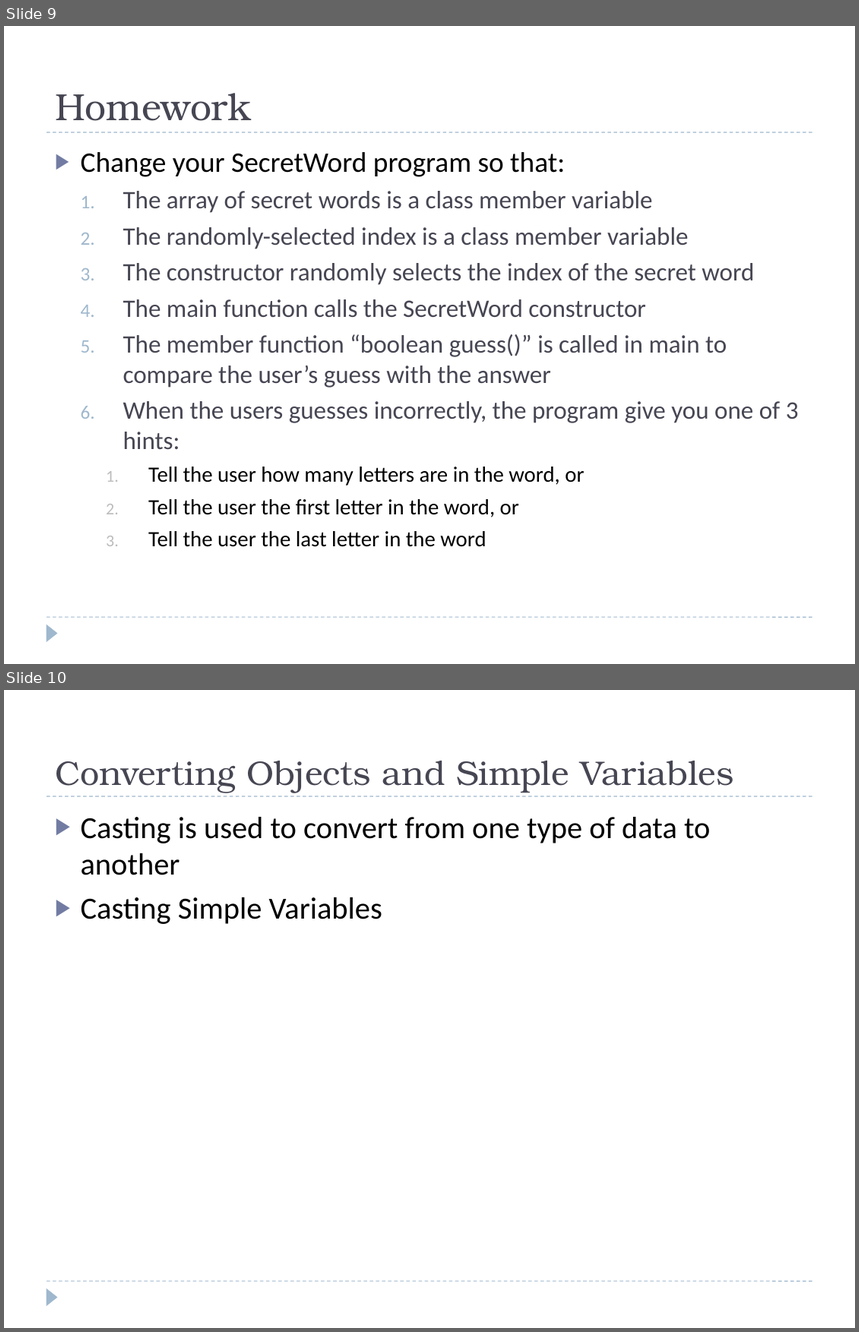
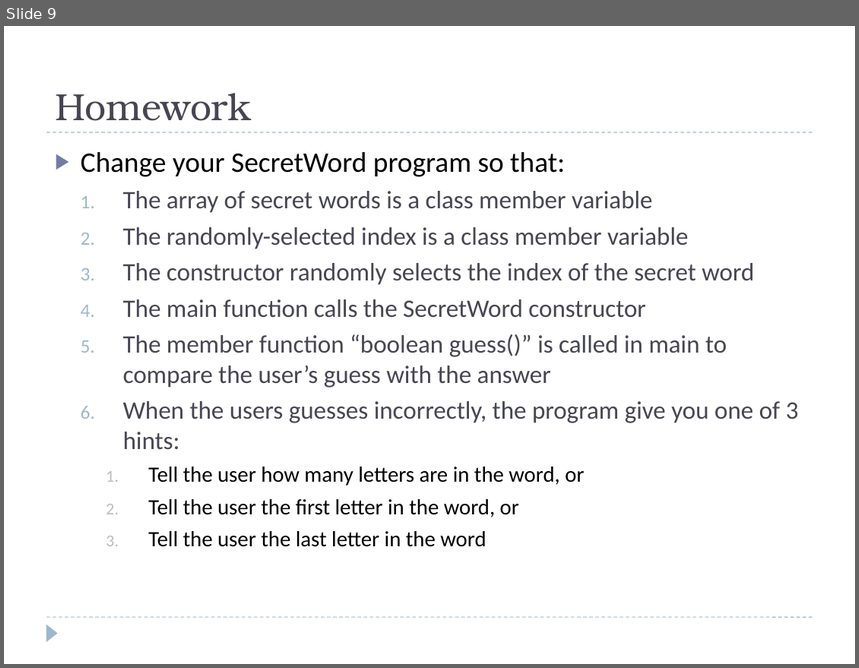
Before and after one commit to bcraig108/JavaClass_2013_Summer, a slide deck: Powerpoint/Introduction to Java Programming - Hour 10.pptx. Shown one above the other, each under a label of ours: slides 9 and 10 before the commit, slide 9 after it. The pictures are 859x1332 and 859x668 pixels, drawn with LibreOffice and Linux fonts; fonts in the diff are those of the drawing; background and template pictures are left out. Boxes give left, top, right and bottom in pixels: in the first picture for what was removed or moved away, otherwise in the second. Text is boxed around its words. In the diff, an @@ line names an element or a change of style, - is before the commit and + after.

Commit message:
Update PPT for 10 & 11

```diff
--- a/Powerpoint/Introduction to Java Programming - Hour 10.pptx
+++ b/Powerpoint/Introduction to Java Programming - Hour 10.pptx
@@ slide 10 removed at [4, 690, 855, 1328], background #FFFFFF; not listed: 3 template elements that a slide beside it also shows @@
@@ title removed at [55, 761, 734, 793] @@
-Converting Objects and Simple Variables
@@ text removed at [81, 817, 710, 924] @@
-▶ Casting is used to convert from one type of data to another
-▶ Casting Simple Variables
```
Also in this commit, not shown: 5 other slides removed, 2 other files.
